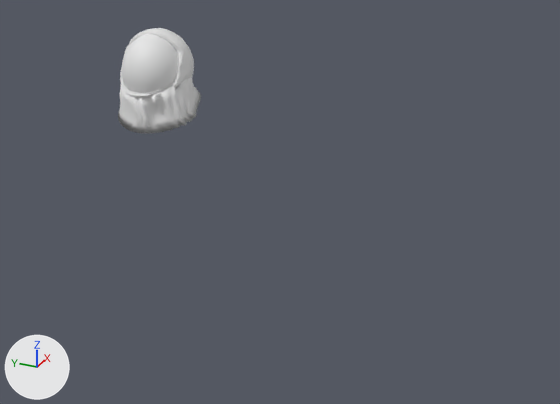
What one commit did to the Blender file side/sketchfab/astronaut/astronaut.blend.
Both versions are drawn from a 50 mm lens placed at (-18.1, -11.88, 5.61), pointed at (0.33, -3.59, -3.6). Arrows for +X, +Y and +Z are at lower left; the lights stay in place.

Script lines for the objects in view, before the commit:
```python
ob_cylinder = bpy.data.objects.new('Cylinder', me_cylinder)
ob_cylinder.location = (-0.13, 0.0, -0.41)
ob_cylinder.rotation_euler = (0.0, -0.404, 0.0)  # degrees (0, -23, 0)
ob_cylinder.scale = (0.995, 1.0, 0.29)
ob_plane = bpy.data.objects.new('Plane', me_plane)
ob_plane.location = (-1.0, 0.0, -0.41)
ob_plane.rotation_euler = (0.0, -0.377, 0.0)  # degrees (0, -22, 0)
ob_plane.scale = (0.14, 0.47, 0.0)
ob_sphere = bpy.data.objects.new('Sphere', me_sphere)
ob_sphere.location = (-0.23, 0.0, 0.0)
ob_sphere.rotation_euler = (0.0, 0.38, 0.0)  # degrees (0, 22, 0)
ob_sphere.scale = (0.891, 0.868, 1.0)
ob_sphere_001 = bpy.data.objects.new('Sphere.001', me_sphere_001)
ob_sphere_001.location = (0.0, 0.0, 0.09)
ob_sphere_001.rotation_euler = (1.571, 0.531, 0.0)  # degrees (90, 30, 0)
ob_torus = bpy.data.objects.new('Torus', me_torus)
ob_torus.location = (-0.04, 0.0, -0.01)
ob_torus.rotation_euler = (0.0, -0.417, 0.0)  # degrees (0, -24, 0)
ob_torus.scale = (0.954, 0.78, 0.995)
```
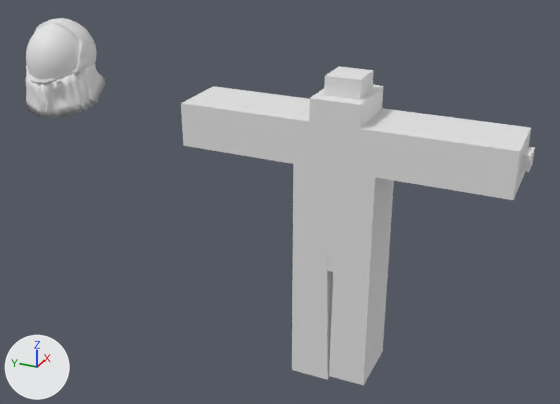
The change, as a list of edits to the scene's bpy script:
```text
Add me_plane_001:
    me_plane_001.from_pydata(...)  # 3778 vertices, 3776 faces; spans x -1.0..5.87, y -3.34..3.28, z 1.56..3.35
Add me_cube_011:
    me_cube_011.from_pydata(...)  # 24 vertices, 12 faces; spans x -0.5..0.5, y -0.515..0.425, z 2.407..3.547
Add me_cube_010:
    me_cube_010.from_pydata(...)  # 24 vertices, 12 faces; spans x -0.3..0.3, y -3.67..-2.01, z -0.22..0.18
Change ob_sphere:
    ob_sphere.location: (-0.23, 0.0, 0.0) -> (-0.23, 3.33, 0.0)
Change ob_sphere_001:
    ob_sphere_001.location: (0.0, 0.0, 0.09) -> (0.0, 3.33, 0.09)
Change ob_torus:
    ob_torus.location: (-0.04, 0.0, -0.01) -> (-0.04, 3.33, -0.01)
Change ob_plane:
    ob_plane.location: (-1.0, 0.0, -0.41) -> (-1.0, 3.33, -0.41)
Change ob_cylinder:
    ob_cylinder.location: (-0.13, 0.0, -0.41) -> (-0.13, 3.33, -0.41)
Add ob_plane_001:
    ob_plane_001 = bpy.data.objects.new('Plane.001', me_plane_001)
    ob_plane_001.location = (-2.45, -5.61, -1.24)
    ob_plane_001.rotation_euler = (0.0, 1.571, 0.0)  # degrees (0, 90, 0)
    ob_plane_001.scale = (1.21, 1.34, 1.0)
Add ob_cube_011:
    ob_cube_011 = bpy.data.objects.new('Cube.011', me_cube_011)
    ob_cube_011.location = (0.0, -5.6, -3.08)
Add ob_cube_010:
    ob_cube_010 = bpy.data.objects.new('Cube.010', me_cube_010)
    ob_cube_010.location = (0.0, -6.61, -1.09)
```

What differs and where, as boxes [x1, y1, x2, y2] in the pictures (560 x 404 px):
'Plane.001', added: after [181, 85, 531, 386]
'Cylinder', moved: before [118, 76, 201, 134]; after [25, 63, 106, 118]
'Sphere', moved: before [122, 34, 178, 93]; after [26, 24, 78, 79]
'Sphere.001', moved: before [120, 28, 194, 88]; after [26, 18, 96, 75]
'Cube.011', added: after [324, 66, 374, 100]
'Cube.010', added: after [520, 147, 535, 172]
'Torus', moved: before [122, 78, 175, 94]; after [27, 67, 75, 80]
'Plane', moved: before [125, 88, 154, 96]; after [29, 75, 57, 82]
